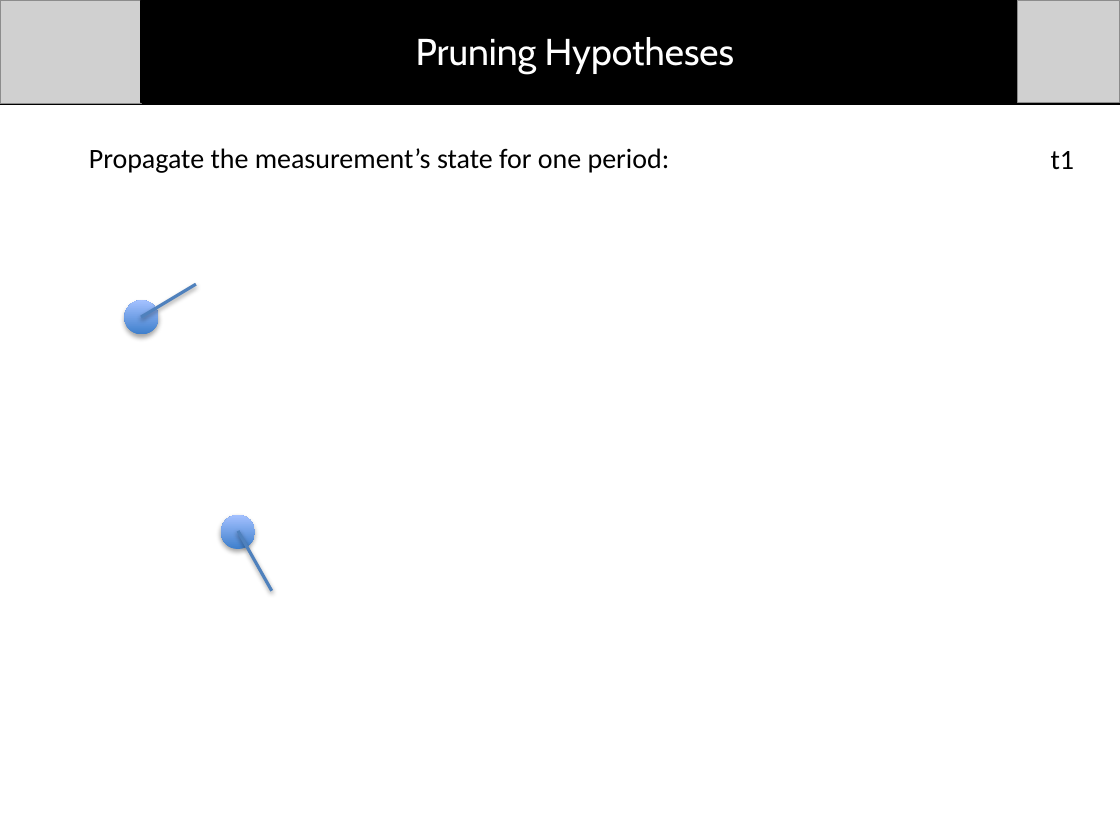
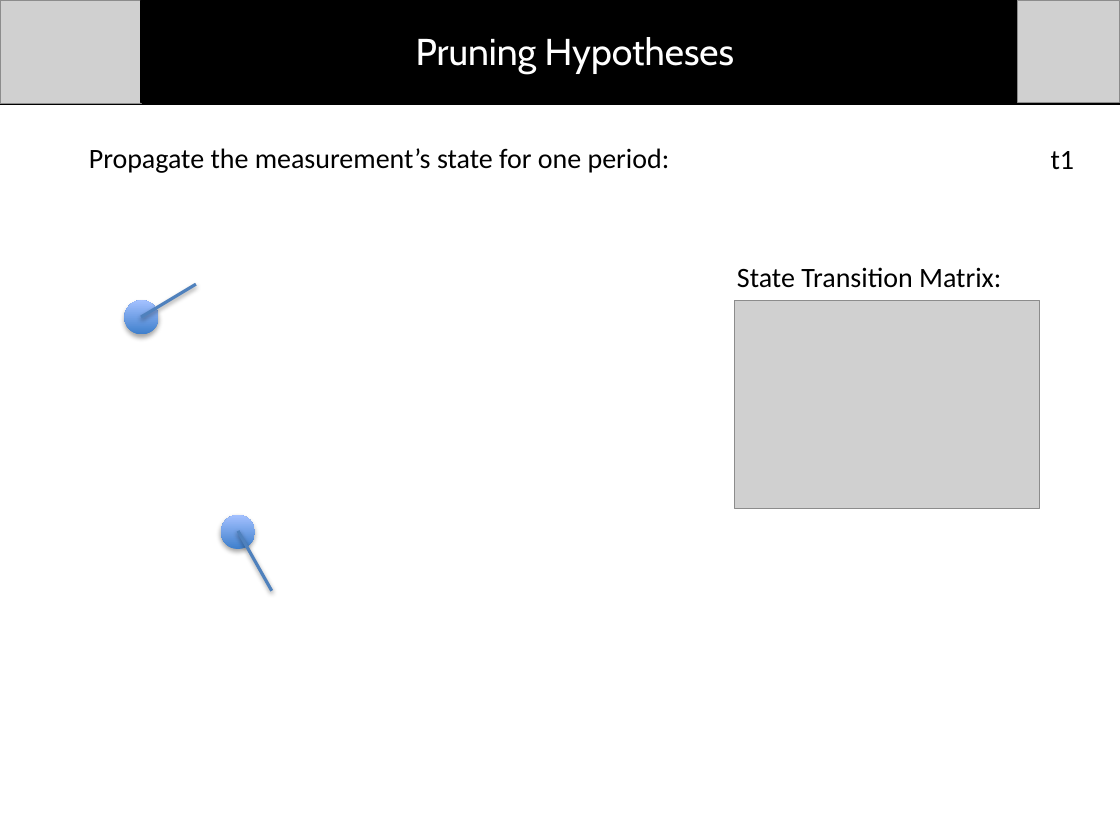
Before and after one commit to dtbinh/FlyNet, a slide deck: slide 12 of Presentations/Mid Semester Review/Individual_Slides/Taylor/Tracking_Subsection.pptx. Drawn at 1120x840 pixels with LibreOffice and Linux fonts; fonts in the diff are those of the drawing; grey boxes stand for pictures. Boxes give left, top, right and bottom in pixels: in the first picture for what was removed or moved away, otherwise in the second. Text is boxed around its words. In the diff, an @@ line names an element or a change of style, - is before the commit and + after.

```diff
--- a/Presentations/Mid Semester Review/Individual_Slides/Taylor/Tracking_Subsection.pptx
+++ b/Presentations/Mid Semester Review/Individual_Slides/Taylor/Tracking_Subsection.pptx
@@ text added at <box>737,267,1001,288</box>, 18 pt, text #000000 @@
+State Transition Matrix:
@@ picture added at <box>734,300,1039,508</box> @@
```
Also in this commit, not shown: 3 other slides changed.
